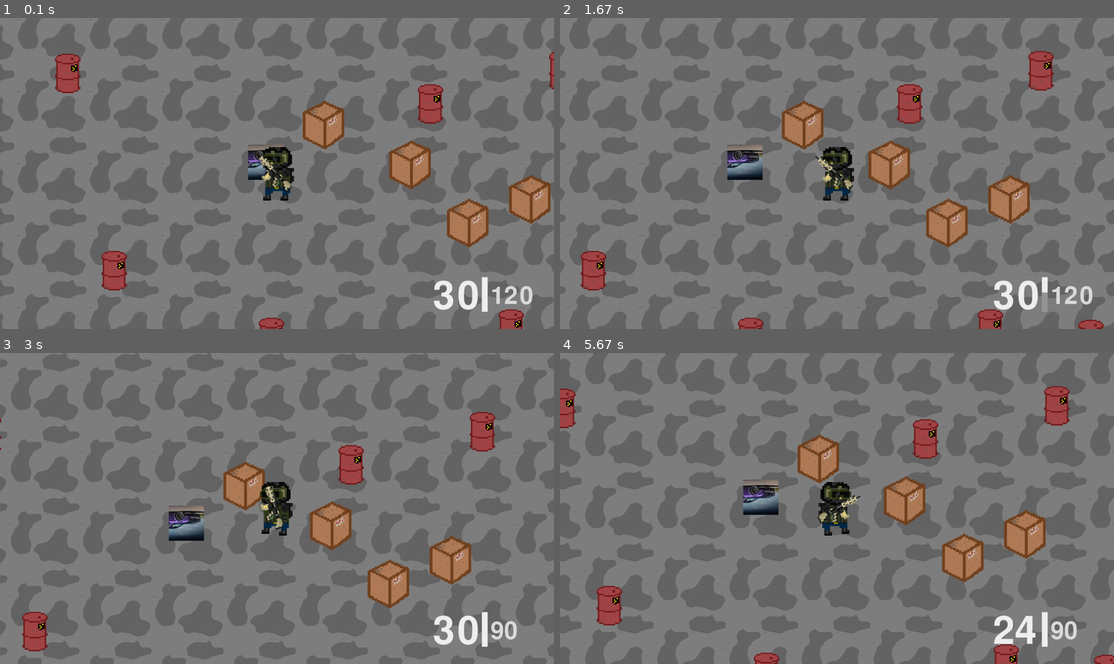
Above: before the commit, frames 1-4 (two rows, left to right).
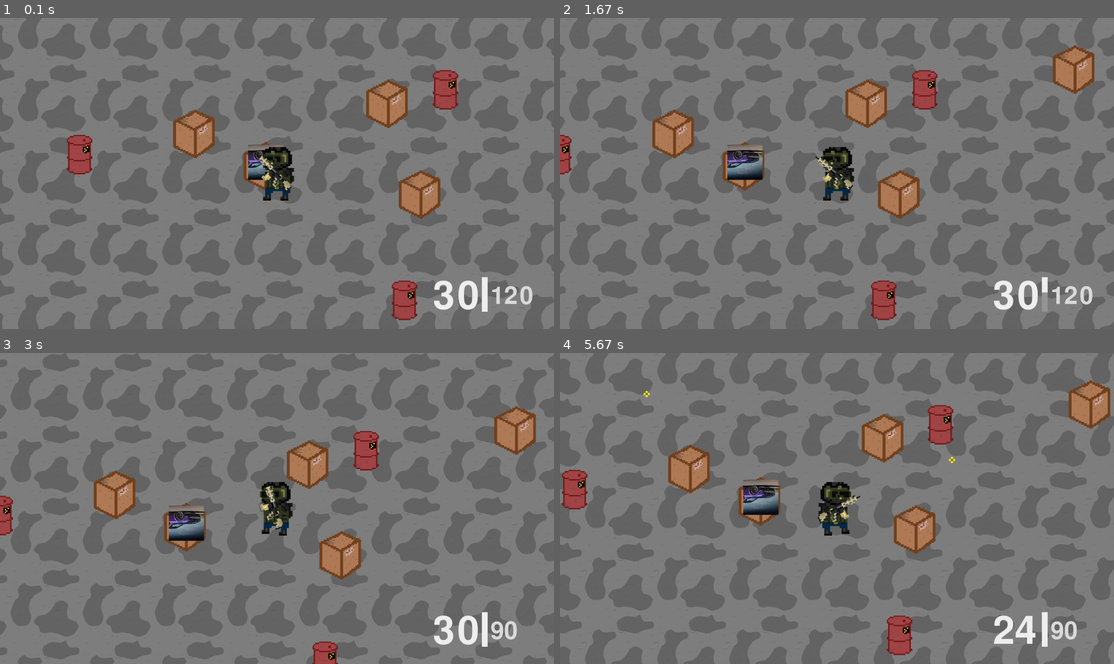
Above: after the commit, the same moments.

Repository: Vex1cK/PyGame
Game: pygame game, started from main.py
Same seed, same stepped clock (60 frames per second), same inputs: the game is played once before the commit and once after it.
Inputs (mouse positions are in pixels of both pictures, inside the frame that each line leads up to):
- Up to frame 1 (0.1 s): no input
- Up to frame 2 (1.67 s): hold R 0.33-0.8 s; hold D 0.33-0.8 s; move the mouse to (814, 189) at 0.37 s; hold D 0.83-1.3 s; move the mouse to (704, 176) at 0.87 s; press the mouse at (903, 201) at 1.37 s; move the mouse to (798, 129) at 1.47 s; release the mouse at (692, 58) at 1.6 s
- Up to frame 3 (3 s): hold W 1.67-1.97 s; click (288, 402) at 1.75 s; hold D 2-2.47 s; click (249, 589) at 2.08 s; hold A from 2.5 s (still down); click (260, 455) at 2.58 s
- Up to frame 4 (5.67 s): release A at 3.03 s; hold S 3.07-3.37 s; click (759, 443) at 3.15 s; hold A 3.4-3.8 s; click (981, 480) at 3.48 s; hold W 3.83-4.2 s; click (1008, 502) at 3.92 s; hold D 4.23-4.87 s; click (953, 452) at 4.32 s; hold S 4.9-5.27 s; click (676, 449) at 4.98 s; hold A from 5.3 s (still down); click (859, 496) at 5.38 s

The runs differ from the first frame. In frame 1, 9.8% of the frame differs, in the area x 9-100%, y 11-100%; in frame 2, 11%; in frame 3, 9.8%; in frame 4, 11%, in the area x 0-100%, y 8-100%.

Commit message:
Чанки удаляются (багов нет)

Diff:
--- a/main.py
+++ b/main.py
@@ -326,34 +326,37 @@
 
 
 class Chunk(pygame.sprite.Sprite):
-    def __init__(self, poss, x, y):
+    def __init__(self, poss, x, y, rectx=None, recty=None):
         super().__init__()
         self.image = pygame.transform.scale(load_image("flor.png"), (1080, 1080))
         self.mask = pygame.mask.from_surface(self.image)
         self.rect = self.image.get_rect()
-        self.rect.x, self.rect.y = [(1080 * x) - 540, (1080 * y) - 540]
+        if rectx is None and recty is None:
+            self.rect.x, self.rect.y = [(1080 * x) - 860, (1080 * y) - 440]
+        if rectx is not None and recty is not None:
+            self.rect.x, self.rect.y = rectx, recty
         self.boxesValue = random.randrange(2, 4)
         self.boxes = []
-        for i in range(self.boxesValue):
-            box = Box(x=random.randrange(self.rect.x, self.rect.x + 1080),
-                      y=random.randrange(self.rect.y, self.rect.y + 1080))
+        for i in range(self.boxesValue):  # Спавн коробок
+            box = Box(x=random.randrange(self.rect.x, self.rect.x + 1080 - 200),
+                      y=random.randrange(self.rect.y, self.rect.y + 1080 - 200))
             while pygame.sprite.spritecollide(box, boxes, False):
                 box.kill()
-                box = Box(x=random.randrange(self.rect[0], self.rect[0] + 1080),
-                          y=random.randrange(self.rect[1], self.rect[1] + 1080))
+                box = Box(x=random.randrange(self.rect[0], self.rect[0] + 1080 - 200),
+                          y=random.randrange(self.rect[1], self.rect[1] + 1080 - 200))
             self.boxes.append(box)
             boxes.add(box)
 
         self.barrelsValue = random.randrange(1, 3)
         self.barrels = []
-        for i in range(self.barrelsValue):
-            barl = Barrel(x=random.randrange(self.rect[0], self.rect[0] + 1080),
-                          y=random.randrange(self.rect[1], self.rect[1] + 1080))
+        for i in range(self.barrelsValue):  # Спавн бочек
+            barl = Barrel(x=random.randrange(self.rect[0], self.rect[0] + 1080 - 200),
+                          y=random.randrange(self.rect[1], self.rect[1] + 1080 - 200))
             while pygame.sprite.spritecollide(barl, boxes, False) or \
                     pygame.sprite.spritecollide(barl, barrels, False):
                 barl.kill()
-                barl = Barrel(x=random.randrange(self.rect[0], self.rect[0] + 1080),
-                              y=random.randrange(self.rect[1], self.rect[1] + 1080))
+                barl = Barrel(x=random.randrange(self.rect[0], self.rect[0] + 1080 - 200),
+                              y=random.randrange(self.rect[1], self.rect[1] + 1080 - 200))
             self.barrels.append(barl)
             barrels.add(barl)
         self.pos = poss
@@ -377,7 +380,6 @@
 playerChunkPosNow = [0, 0]
 
 chunks = [[0, 0, 0], [0, 0, 0], [0, 0, 0]]
-chunksSaver = {}
 for i in range(3):
     for j in range(3):
         chunks[i][j] = Chunk([j - 1, i - 1], j - 1, i - 1)
@@ -428,12 +430,6 @@
     for row in chunks:
         for chunk in row:
             camera.apply(chunk)
-    for key in chunksSaver:
-        for box in chunksSaver[key].boxes:
-            camera.apply(box)
-        for barrel in chunksSaver[key].barrels:
-            camera.apply(barrel)
-        camera.apply(chunksSaver[key])
 
     if reload_timer > reload_time:
         reload_timer = 0
@@ -509,23 +505,14 @@
 
                 for box in delChunk.boxes:
                     boxes.remove(box)
+                    box.kill()
                 for barrel in delChunk.barrels:
                     barrels.remove(barrel)
-
-                chunksSaver[tuple(delChunk.pos)] = delChunk
-                if (row[-1].pos[0] + 1, row[-1].pos[1]) in chunksSaver:
-                    addChunk = chunksSaver[(row[-1].pos[0] + 1, row[-1].pos[1])]
-                    chunks[r].append(addChunk)
-
-                    for box in addChunk.boxes:
-                        boxes.add(box)
-                    for barrel in addChunk.barrels:
-                        barrels.add(barrel)
-                    del chunksSaver[tuple(addChunk.pos)]
-                else:
-                    chunks[r].append(Chunk([row[-1].pos[0] + 1, row[-1].pos[1]], 2, row[-1].pos[1]))
-                    chunks[r][-1].rect.x = chunks[r][-2].rect.x + 1080
-                    chunks[r][-1].rect.y = chunks[r][-2].rect.y
+                    barrel.kill()
+
+                delChunk.kill()
+                chunks[r].append(Chunk([row[-1].pos[0] + 1, row[-1].pos[1]], 2, row[-1].pos[1],
+                                       chunks[r][-1].rect.x + 1080, chunks[r][-1].rect.y))
         elif move[0] == -1:
             for r in range(len(chunks)):
                 row = chunks[r]
@@ -533,24 +520,14 @@
 
                 for box in delChunk.boxes:
                     boxes.remove(box)
+                    box.kill()
                 for barrel in delChunk.barrels:
                     barrels.remove(barrel)
-
-                chunksSaver[tuple(delChunk.pos)] = delChunk
-                if (row[0].pos[0] - 1, row[0].pos[1]) in chunksSaver:
-                    addChunk = chunksSaver[(row[0].pos[0] - 1, row[0].pos[1])]
-                    chunks[r].insert(0, addChunk)
-
-                    for box in addChunk.boxes:
-                        boxes.add(box)
-                    for barrel in addChunk.barrels:
-                        barrels.add(barrel)
-
-                    del chunksSaver[tuple(addChunk.pos)]
-                else:
-                    chunks[r].insert(0, Chunk([row[0].pos[0] - 1, row[0].pos[1]], -1, row[0].pos[1]))
-                    chunks[r][0].rect.x = chunks[r][1].rect.x - 1080
-                    chunks[r][0].rect.y = chunks[r][1].rect.y
+                    barrel.kill()
+
+                delChunk.kill()
+                chunks[r].insert(0, Chunk([row[0].pos[0] - 1, row[0].pos[1]], -1, row[0].pos[1],
+                                          chunks[r][0].rect.x - 1080, chunks[r][0].rect.y))
         if move[1] == 1:
             row = chunks.pop(0)
             newRow = []
@@ -559,24 +536,14 @@
 
                 for box in delChunk.boxes:
                     boxes.remove(box)
+                    box.kill()
                 for barrel in delChunk.barrels:
                     barrels.remove(barrel)
-
-                chunksSaver[tuple(delChunk.pos)] = delChunk
-                if (delChunk.pos[0], chunks[-1][0].pos[1] + 1) in chunksSaver:
-                    addChunk = chunksSaver[(delChunk.pos[0], chunks[-1][0].pos[1] + 1)]
-
-                    for box in addChunk.boxes:
-                        boxes.add(box)
-                    for barrel in addChunk.barrels:
-                        barrels.add(barrel)
-
-                    del chunksSaver[tuple(addChunk.pos)]
-                    newRow.append(addChunk)
-                else:
-                    newRow.append(Chunk([delChunk.pos[0], chunks[-1][0].pos[1] + 1], delChunk.pos[0], 2))
-                    newRow[-1].rect.x = delChunk.rect.x
-                    newRow[-1].rect.y = chunks[-1][0].rect.y + 1080
+                    barrel.kill()
+
+                newRow.append(Chunk([delChunk.pos[0], chunks[-1][0].pos[1] + 1], delChunk.pos[0], 2,
+                                    delChunk.rect.x, chunks[-1][0].rect.y + 1080))
+                delChunk.kill()
             chunks.append(newRow)
         elif move[1] == -1:
             row = chunks.pop(-1)
@@ -586,24 +553,14 @@
 
                 for box in delChunk.boxes:
                     boxes.remove(box)
+                    box.kill()
                 for barrel in delChunk.barrels:
                     barrels.remove(barrel)
-
-                chunksSaver[tuple(delChunk.pos)] = delChunk
-                if (delChunk.pos[0], chunks[0][0].pos[1] - 1) in chunksSaver:
-                    addChunk = chunksSaver[(delChunk.pos[0], chunks[0][0].pos[1] - 1)]
-
-                    for box in addChunk.boxes:
-                        boxes.add(box)
-                    for barrel in addChunk.barrels:
-                        barrels.add(barrel)
-
-                    del chunksSaver[tuple(addChunk.pos)]
-                    newRow.append(addChunk)
-                else:
-                    newRow.insert(0, Chunk([delChunk.pos[0], chunks[0][0].pos[1] - 1], delChunk.pos[0], -1))
-                    newRow[0].rect.x = delChunk.rect.x
-                    newRow[0].rect.y = chunks[0][0].rect.y - 1080
+                    barrel.kill()
+
+                newRow.append(Chunk([delChunk.pos[0], chunks[0][0].pos[1] - 1], delChunk.pos[0], -1,
+                                    delChunk.rect.x, chunks[0][0].rect.y - 1080))
+                delChunk.kill()
             chunks.insert(0, newRow)
 
         playerChunkPosOld = playerChunkPosNow.copy()
@@ -612,10 +569,8 @@
             for j in i:
                 print(j.pos, end='')
             print()
-        print(chunksSaver)
         print(playerChunkPosNow)
         print("x" * 50)
 
-
     pygame.display.flip()
     clock.tick(60)
